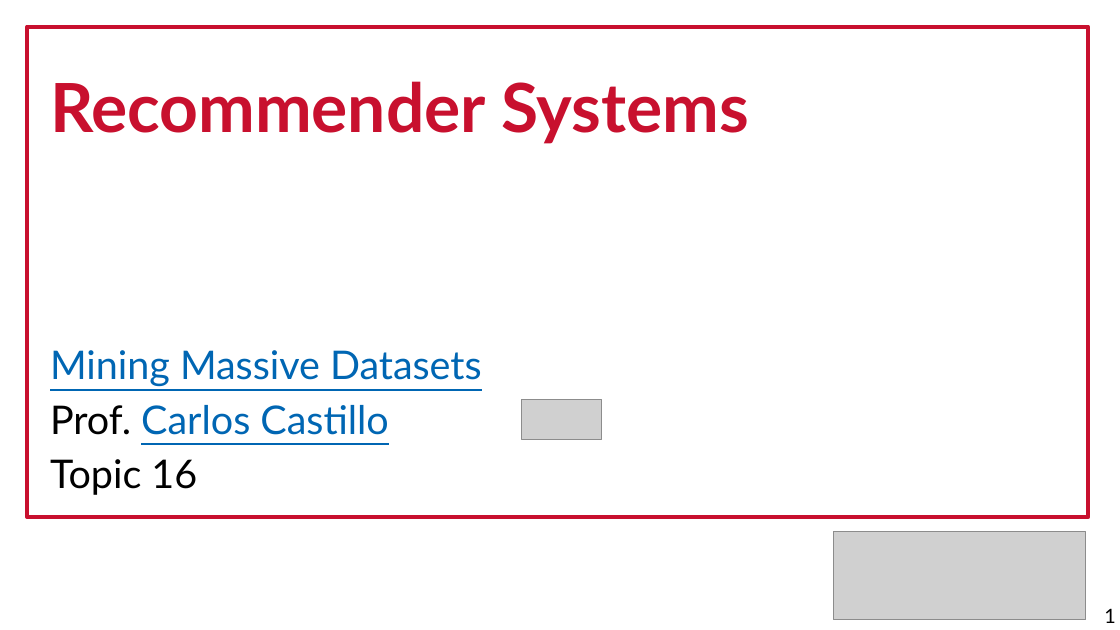
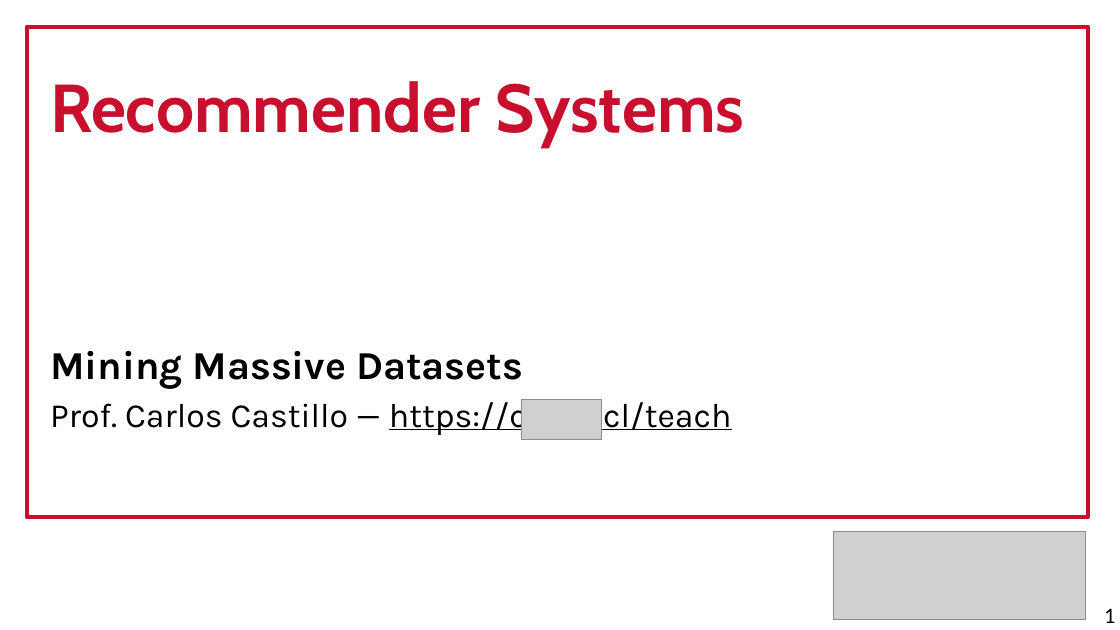
Before and after one commit to chatox/data-mining-course, a slide deck: slide 1 of theory/odp/tt16_recommender_systems.odp. Drawn at 1120x630 pixels with LibreOffice and Linux fonts; fonts in the diff are those of the drawing; grey boxes stand for pictures. Boxes give left, top, right and bottom in pixels: in the first picture for what was removed or moved away, otherwise in the second. Text is boxed around its words. In the diff, an @@ line names an element or a change of style, - is before the commit and + after.

```diff
--- a/theory/odp/tt16_recommender_systems.odp
+++ b/theory/odp/tt16_recommender_systems.odp
@@ text at (x1=50, y1=81, x2=745, y2=389): font Lato to Cabin in "Recommender Systems"; font Lato to Karla, text colour #0066B3 to #000000, bold on, underline off in "Mining Massive Datasets" @@
@@ text at (x1=50, y1=399, x2=732, y2=435): text changed; size 28 to 24 pt; font Lato to Karla; text colour #0066B3 to #000000 @@
-Prof. Carlos Castillo
-Topic 16
+Prof. Carlos Castillo — https://chato.cl/teach
```
Also in this commit, not shown: 20 other slides changed, 48 other files.
